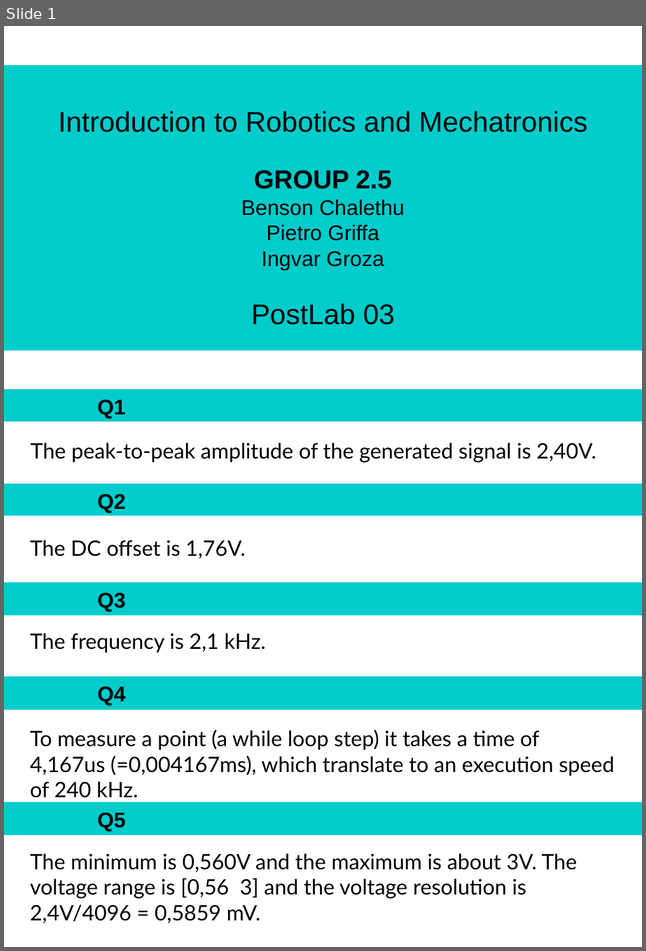
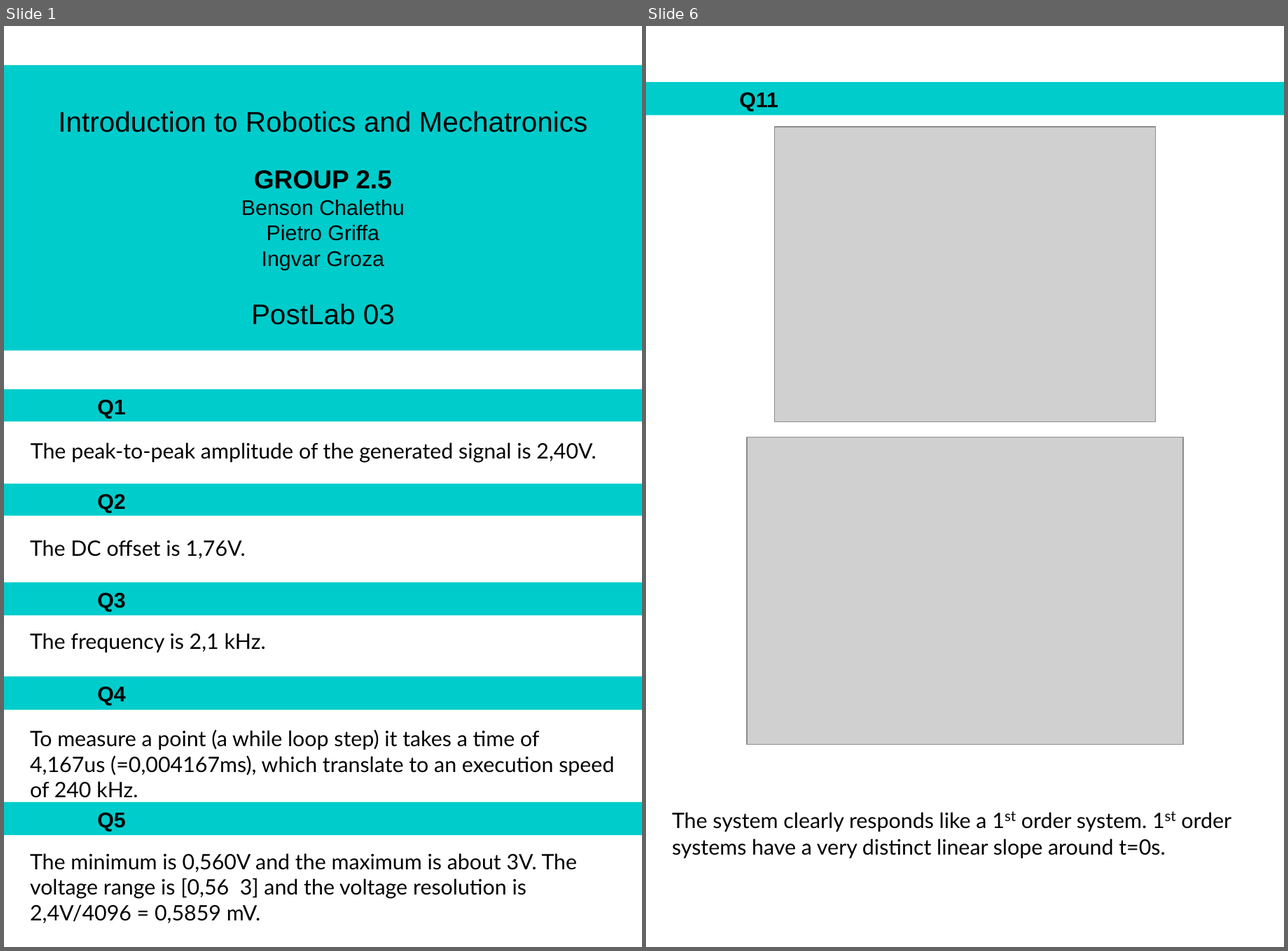
Before and after one commit to PietroGriffa/IRM19, a slide deck: Lab 03/PostLab03.odp. Shown side by side, each under a label of ours: slide 1 before the commit, slides 1 and 6 after it; the slides between them are not shown. The pictures are 646x951 and 1288x951 pixels, drawn with LibreOffice and Linux fonts; fonts in the diff are those of the drawing; grey boxes stand for pictures. Boxes give left, top, right and bottom in pixels: in the first picture for what was removed or moved away, otherwise in the second. Text is boxed around its words. In the diff, an @@ line names an element or a change of style, - is before the commit and + after.

```diff
--- a/Lab 03/PostLab03.odp
+++ b/Lab 03/PostLab03.odp
@@ slide 6 added at (646,26,1284,947), background #FFFFFF @@
@@ rectangle added at (646,82,1284,116), fill #00CCCC, 18 pt, text #000000, bold @@
+Q11
@@ picture added at (774,128,1154,422) @@
@@ picture added at (748,438,1184,744) @@
@@ text added at (672,812,1231,858), 18 pt, text #000000 @@
+The system clearly responds like a 1st order system. 1st order systems have a very distinct linear slope around t=0s.
```
Also in this commit, not shown: 2 slides changed, 3 other slides added, 1 slide removed.
